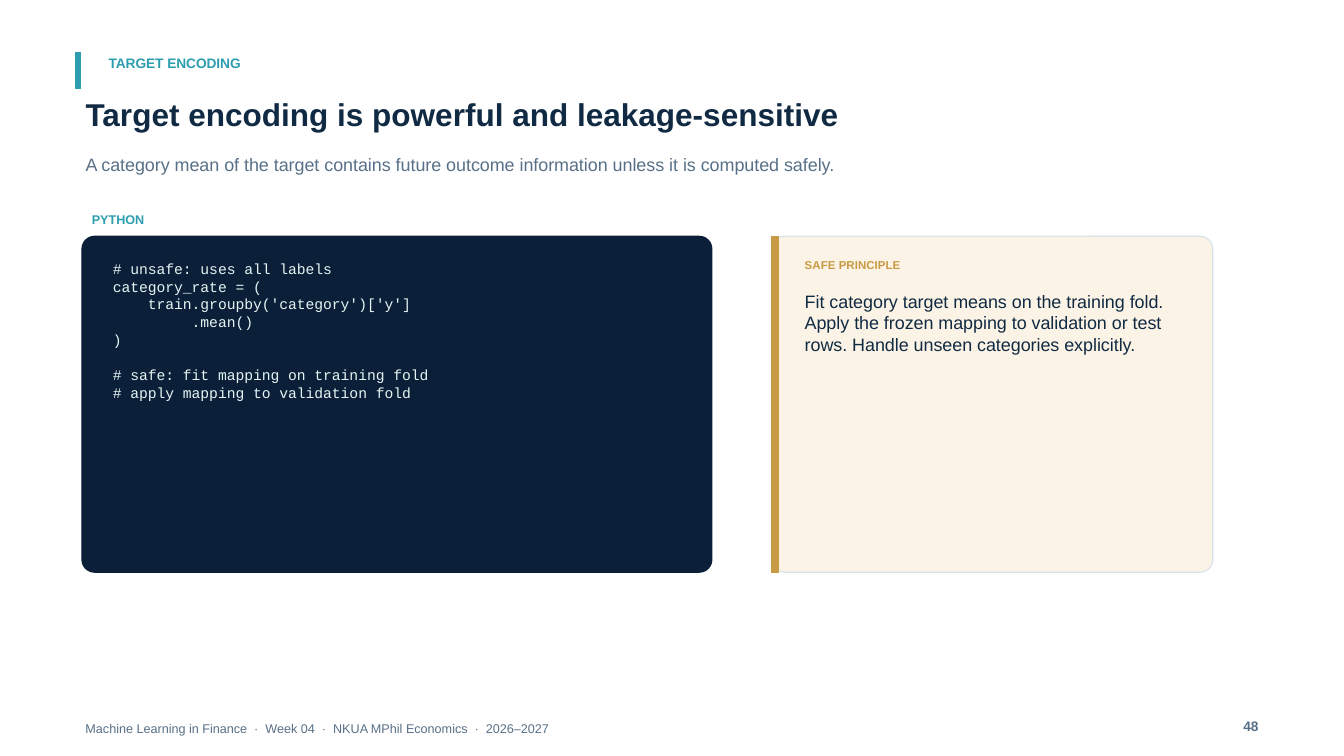
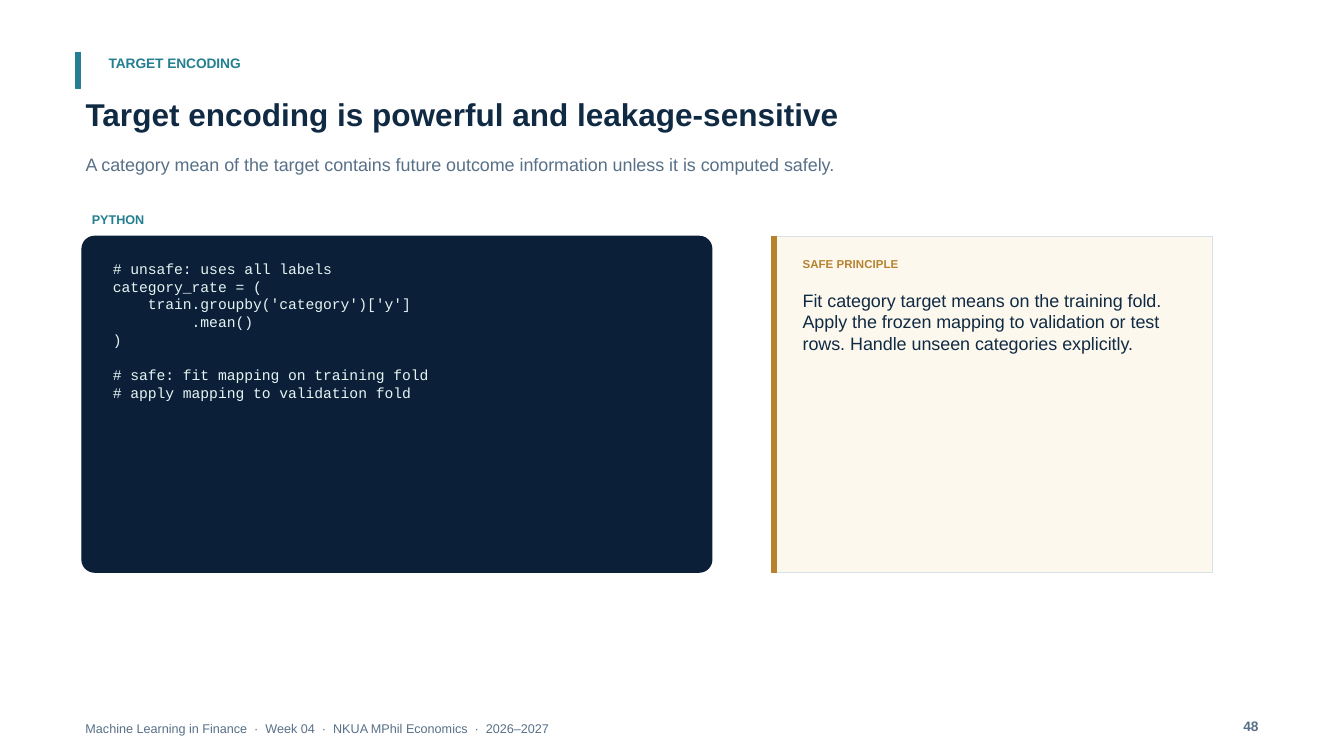
Before and after one commit to fkottas/Teaching-Courses, a slide deck: slide 48 of Machine Learning in Finance/2026-2027/lectures/week-04/slides/Lecture_04_Feature_Engineering_for_Financial_Data_2026-2027.pptx. Drawn at 1344x756 pixels with LibreOffice and Linux fonts; fonts in the diff are those of the drawing. Boxes give left, top, right and bottom in pixels: in the first picture for what was removed or moved away, otherwise in the second. Text is boxed around its words. In the diff, an @@ line names an element or a change of style, - is before the commit and + after.

```diff
--- a/Machine Learning in Finance/2026-2027/lectures/week-04/slides/Lecture_04_Feature_Engineering_for_Financial_Data_2026-2027.pptx
+++ b/Machine Learning in Finance/2026-2027/lectures/week-04/slides/Lecture_04_Feature_Engineering_for_Financial_Data_2026-2027.pptx
@@ rectangle at (x1=76, y1=52, x2=81, y2=88): fill #2D9DB0 to #237F91; outline #2D9DB0 0.75 pt to #237F91 0.75 pt @@
@@ text "TARGET ENCODING" at (x1=109, y1=58, x2=240, y2=68): text colour #2D9DB0 to #237F91 @@
@@ text "PYTHON" at (x1=92, y1=215, x2=145, y2=224): text colour #2D9DB0 to #237F91 @@
@@ rectangle at (x1=772, y1=236, x2=777, y2=572): fill #C99A45 to #B7822E; outline #C99A45 0.75 pt to #B7822E 0.75 pt @@
@@ rectangle at (x1=772, y1=236, x2=1214, y2=572): rounded rectangle to rectangle; fill #FBF3E5 to #FCF8EE; outline #D6E2E8 0.75 pt to #D8E1E5 0.75 pt @@
@@ text "SAFE PRINCIPLE" at (x1=803, y1=260, x2=899, y2=268): text colour #C99A45 to #B7822E @@
```
Also in this commit, not shown: 88 other slides changed, 1 slide added, 1 slide removed, 4 other files.
